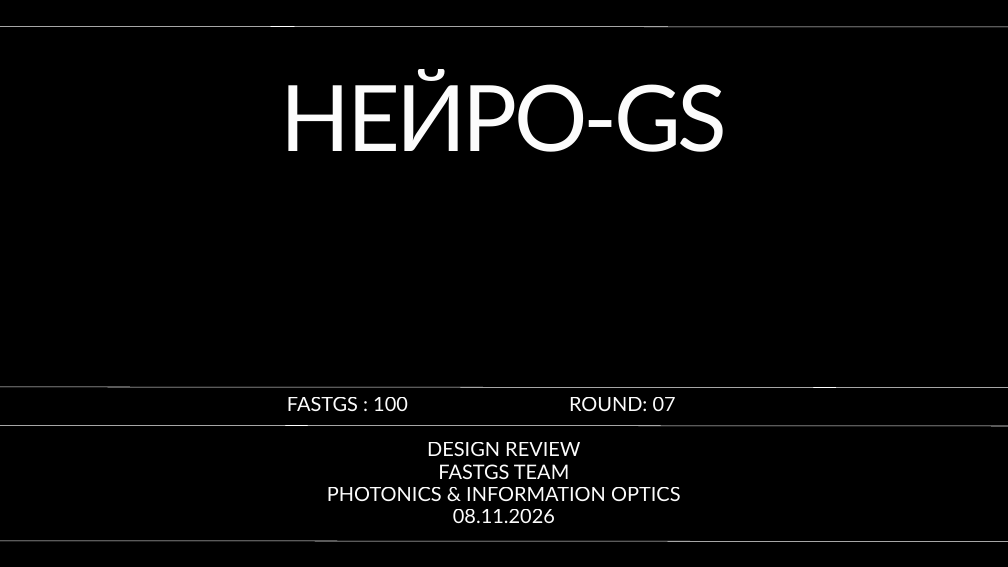
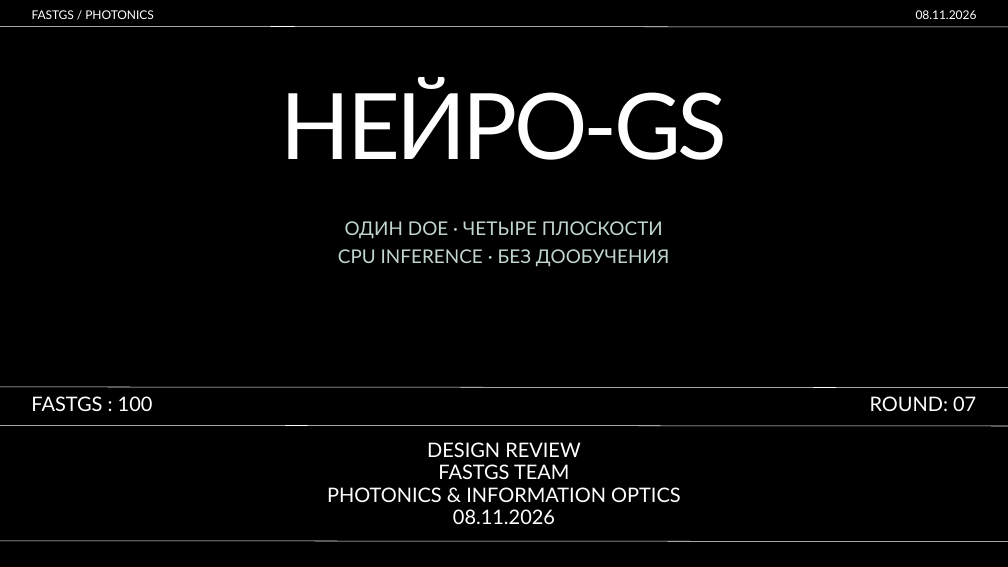
Before and after one commit to Danila331/fotonika-mifi, a slide deck: slide 1 of presentation/Untitled.pptx. Drawn at 1008x567 pixels with LibreOffice and Linux fonts; fonts in the diff are those of the drawing. Boxes give left, top, right and bottom in pixels: in the first picture for what was removed or moved away, otherwise in the second. Text is boxed around its words. In the diff, an @@ line names an element or a change of style, - is before the commit and + after.

Commit message:
docs: polish fastgs presentation layout

```diff
--- a/presentation/Untitled.pptx
+++ b/presentation/Untitled.pptx
@@ text added at box(32, 10, 154, 19), 8.6 pt, text #FFFFFF @@
+FASTGS / PHOTONICS
@@ text added at box(916, 10, 977, 19), 8.6 pt, text #FFFFFF @@
+08.11.2026
@@ text "НЕЙРО-GS" at box(281, 80, 728, 160): line spacing 61.3pt to 65.5pt @@
@@ text added at box(338, 221, 669, 267), 13.5 pt, text #C1D5CF @@
+ОДИН DOE · ЧЕТЫРЕ ПЛОСКОСТИ
+CPU INFERENCE · БЕЗ ДООБУЧЕНИЯ
@@ text "FASTGS : 100": place and size @@
-text "FASTGS : 100" at box(287, 397, 408, 411)
+text "FASTGS : 100" at box(31, 396, 153, 411)
@@ text "ROUND: 07": place and size @@
-text "ROUND: 07" at box(569, 397, 676, 411)
+text "ROUND: 07" at box(870, 396, 976, 411)
@@ text "ROUND: 07" at box(870, 396, 976, 411): alignment left to right @@
```
Also in this commit, not shown: 5 other slides changed, 1 slide added, 1 slide removed.
